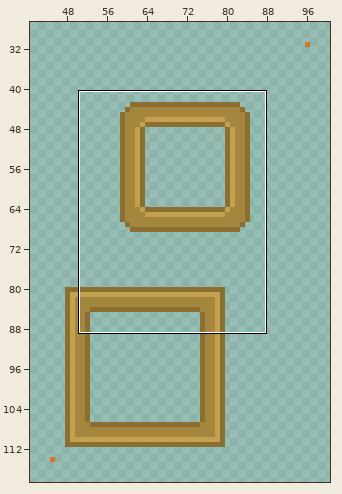
One commit to this pixel-art file: BITA-2 Projekt/Assets/textures/leo/möbel/rand house.aseprite. The first picture is a wide view before the edit; the outline marks the close-up.
Close-up. As it was:
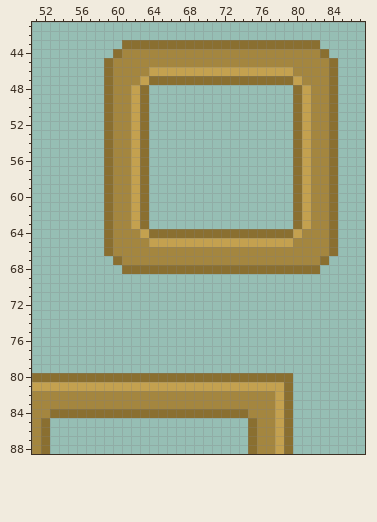
123x176 pixels, 1 frame. Shown: x 51..87, y 41..88. The wide view leaves out empty margins.
The result:
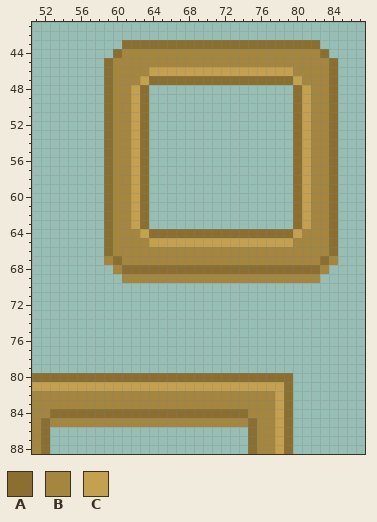
Palette (. is transparent): A #8a6f30  B #a4863f  C #c4a14f
What changed:
Changed rows in their new state; - is an unchanged pixel.
first column x 59:
67 B------------------------B
68 -B----------------------B-
69 --BBBBBBBBBBBBBBBBBBBBBB--
first column x 53:
85 BBBBBBBBBBBBBBBBBBBBBB
